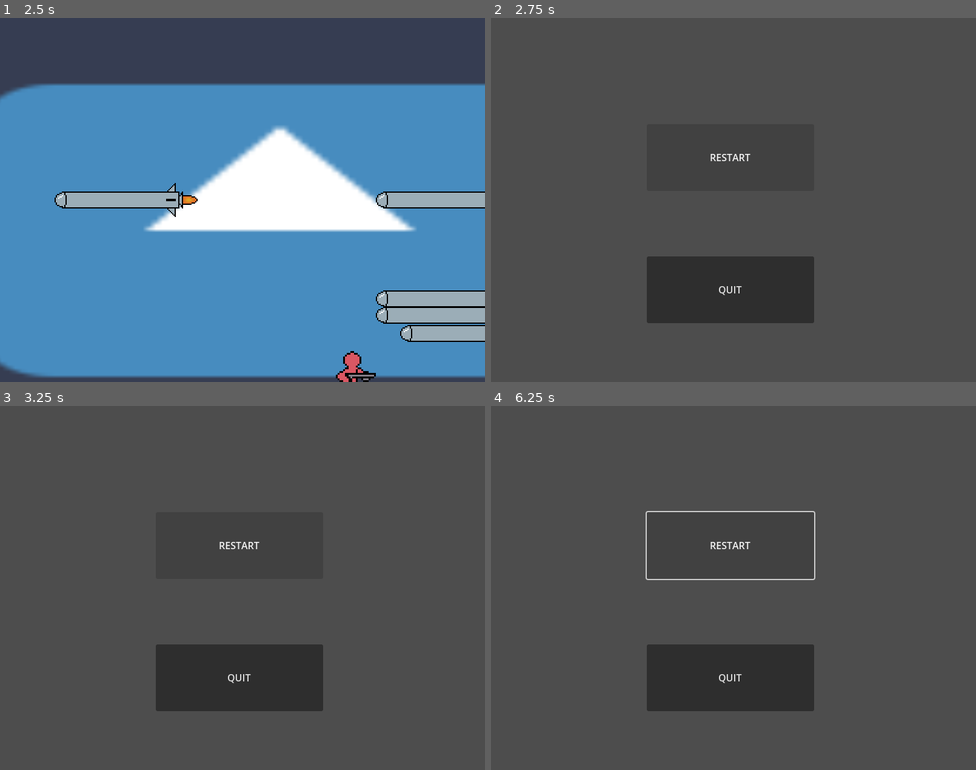
Above: before the commit, frames 1-4 (two rows, left to right).
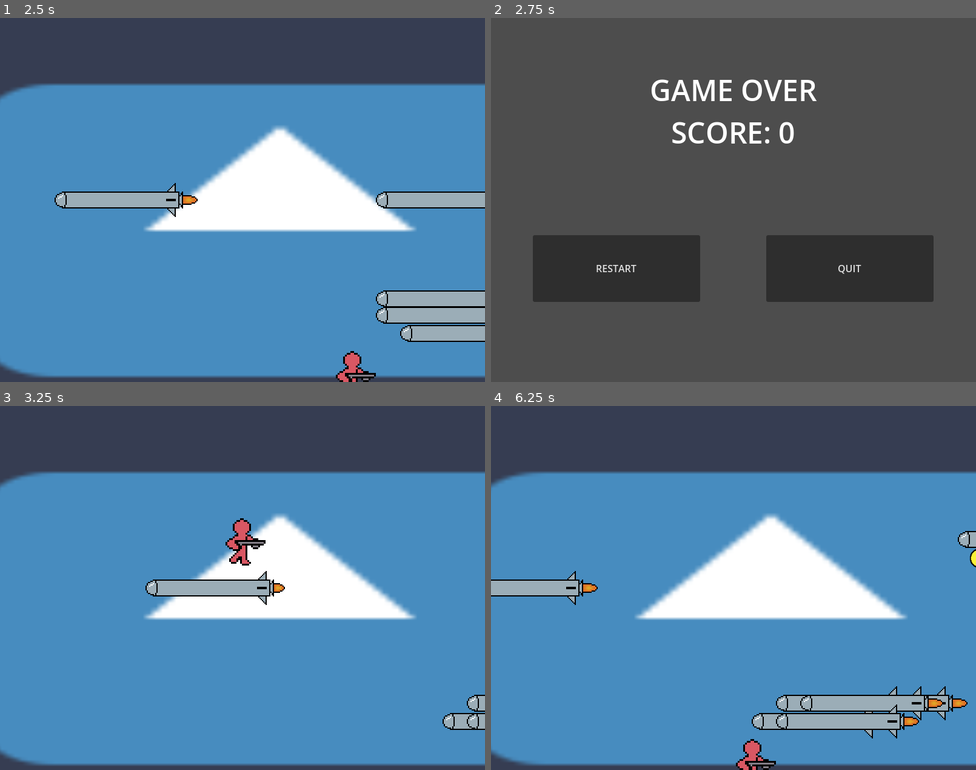
Above: after the commit, the same moments.

Repository: terminator0521/air-jumper
Game: Godot game, scene res://scenes/start_menu.tscn
Same seed, same stepped clock (60 frames per second), same inputs: the game is played once before the commit and once after it. The engine's default icon, where the game draws it, is replaced by a stand-in: a white triangle on a blue panel in a dark square.
Inputs (mouse positions are in pixels of both pictures, inside the frame that each line leads up to):
- Up to frame 1 (2.5 s): click (242, 138) at 0.5 s; hold Right 1.28-2.03 s; tap X (shoot) at 1.35, 2.1 s; tap Z (jump) at 1.52, 2.27 s; hold Down (down) from 2.03 s (still down)
- Up to frame 2 (2.75 s): keep holding Down (down)
- Up to frame 3 (3.25 s): release Down (down) at 2.75 s; click "RESTART" at 2.75 s
- Up to frame 4 (6.25 s): click (728, 544) at 3.5 s, where only the run before the commit has a clickable "RESTART"; click (728, 544) at 4.25 s, where only the run before the commit has a clickable "RESTART"; hold Right 5.03-5.78 s; tap X (shoot) at 5.1, 5.85 s; hold Up from 5.78 s (still down); tap Z (jump) at 6.02 s

Frame 1 is identical in both runs. In frame 2, 15% of the frame differs, in the area x 8-92%, y 16-84%; in frame 3, 81%; in frame 4, 81%, in the area x 0-100%, y 18-100%.

Commit message:
add game over screen

Diff:
--- a/scenes/game.tscn
+++ b/scenes/game.tscn
@@ -151,7 +151,7 @@
 [sub_resource type="RectangleShape2D" id="RectangleShape2D_khkww"]
 
 [sub_resource type="RectangleShape2D" id="RectangleShape2D_sfuul"]
-size = Vector2(800, 598)
+size = Vector2(907, 598)
 
 [node name="Node2D" type="Node2D" unique_id=251696169]
 
@@ -197,7 +197,7 @@
 position = Vector2(-827, -161)
 
 [node name="CollisionShape2D" type="CollisionShape2D" parent="BoundsArea" unique_id=1285026088]
-position = Vector2(827, 162)
+position = Vector2(826.5, 162)
 shape = SubResource("RectangleShape2D_sfuul")
 
 [connection signal="area_entered" from="Player/Area2D" to="Player" method="_on_area_2d_area_entered"]
--- a/scenes/game_end.tscn
+++ b/scenes/game_end.tscn
@@ -1,4 +1,6 @@
 [gd_scene format=3 uid="uid://dqxyqtlgcks2u"]
+
+[ext_resource type="Script" uid="uid://deqolweh5nakp" path="res://scripts/game_over_message.gd" id="1_71rs3"]
 
 [node name="Control" type="Control" unique_id=1251547009]
 layout_mode = 3
@@ -7,19 +9,35 @@
 anchor_bottom = 1.0
 grow_horizontal = 2
 grow_vertical = 2
+script = ExtResource("1_71rs3")
 
 [node name="Retry" type="Button" parent="." unique_id=985666142]
 layout_mode = 0
-offset_left = 257.0
-offset_top = 175.0
-offset_right = 533.0
-offset_bottom = 285.0
+offset_left = 69.0
+offset_top = 358.0
+offset_right = 345.0
+offset_bottom = 468.0
 text = "RESTART"
 
 [node name="Quit" type="Button" parent="." unique_id=313173589]
 layout_mode = 0
-offset_left = 257.0
-offset_top = 393.0
-offset_right = 533.0
-offset_bottom = 503.0
+offset_left = 454.0
+offset_top = 358.0
+offset_right = 730.0
+offset_bottom = 468.0
 text = "QUIT"
+
+[node name="Message" type="Label" parent="." unique_id=419781903]
+layout_mode = 0
+offset_left = 194.0
+offset_top = 85.0
+offset_right = 606.0
+offset_bottom = 206.0
+text = "
+
+"
+horizontal_alignment = 1
+vertical_alignment = 1
+
+[connection signal="pressed" from="Retry" to="." method="_on_retry_pressed"]
+[connection signal="pressed" from="Quit" to="." method="_on_quit_pressed"]
--- a/scripts/game.gd
+++ b/scripts/game.gd
@@ -1,5 +1,6 @@
 extends Node2D
 
+var score = 0
 signal rocket_reset(id, pos: Vector2)
 signal rocket_offscreen(id)
 signal shoot(pos: Vector2, dir: Vector2)
--- /dev/null
+++ b/scripts/game_over_message.gd
@@ -0,0 +1,19 @@
+extends Control
+
+
+# Called when the node enters the scene tree for the first time.
+func _ready() -> void:
+	$Message.add_theme_font_size_override("font_size", 48)
+	$Message.text = "GAME OVER\nSCORE: " + str(Game.score)
+	Game.score = 0
+	pass # Replace with function body.
+
+
+func _on_retry_pressed() -> void:
+	get_tree().change_scene_to_file("res://scenes/game.tscn")
+	pass # Replace with function body.
+
+
+func _on_quit_pressed() -> void:
+	get_tree().change_scene_to_file("res://scenes/start_menu.tscn")
+	pass # Replace with function body.
Not shown, added: scripts/game_over_message.gd.uid
